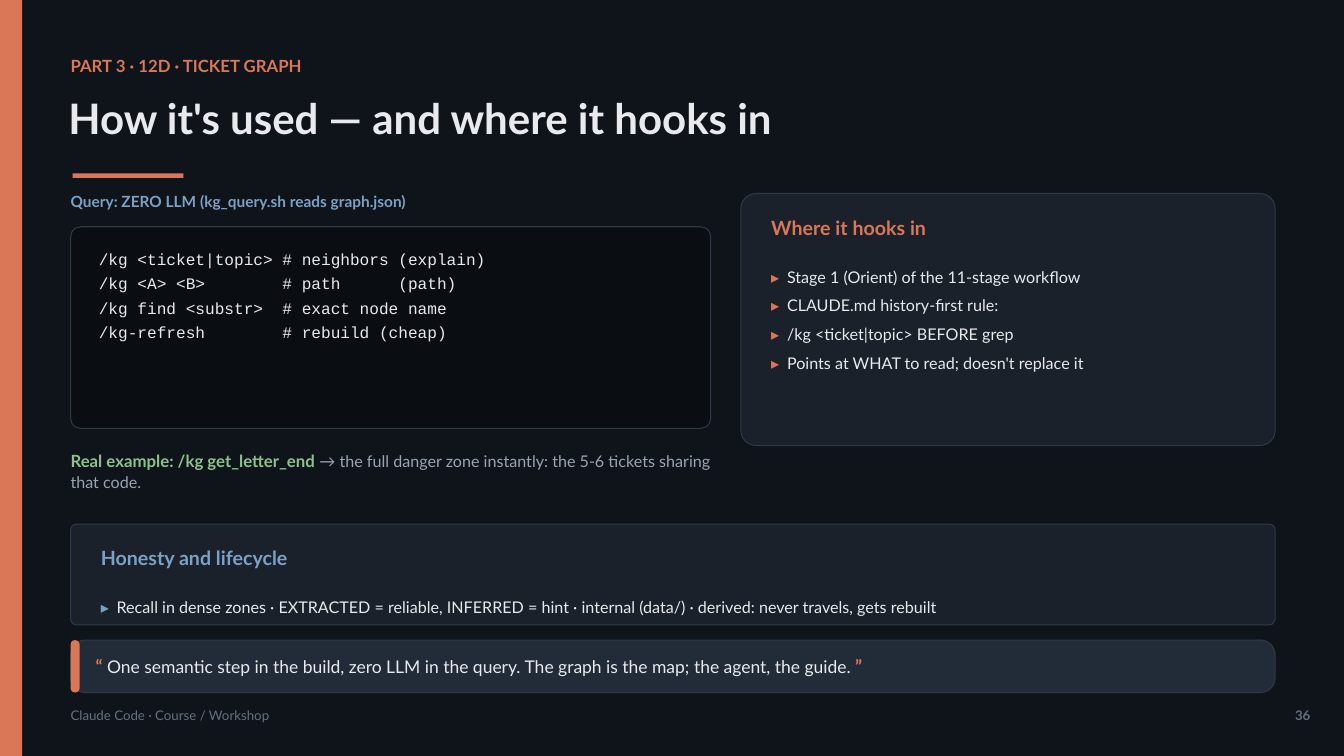
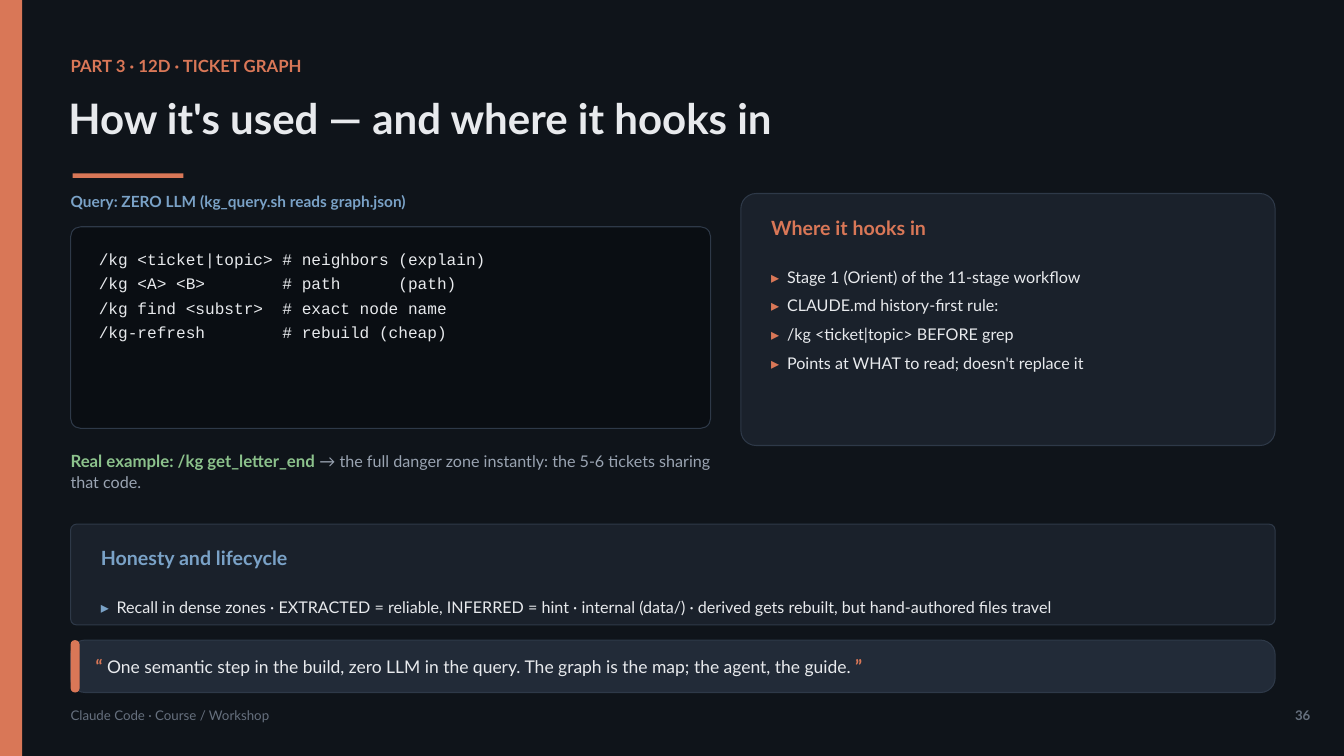
Before and after one commit to olonok69/claude_code_ml_engineer, a slide deck: slide 39 of presentacion/Claude_Code_Presentacion_EN.pptx. Drawn at 1344x756 pixels with LibreOffice and Linux fonts; fonts in the diff are those of the drawing. Boxes give left, top, right and bottom in pixels: in the first picture for what was removed or moved away, otherwise in the second. Text is boxed around its words. In the diff, an @@ line names an element or a change of style, - is before the commit and + after.

```diff
--- a/presentacion/Claude_Code_Presentacion_EN.pptx
+++ b/presentacion/Claude_Code_Presentacion_EN.pptx
@@ text at [117,600,1052,616]: text changed @@
-▸ Recall in dense zones · EXTRACTED = reliable, INFERRED = hint · internal (data/) · derived: never travels, gets rebuilt
+▸ Recall in dense zones · EXTRACTED = reliable, INFERRED = hint · internal (data/) · derived gets rebuilt, but hand-authored files travel
```
Also in this commit, not shown: 1 other slide changed, 8 other files.
